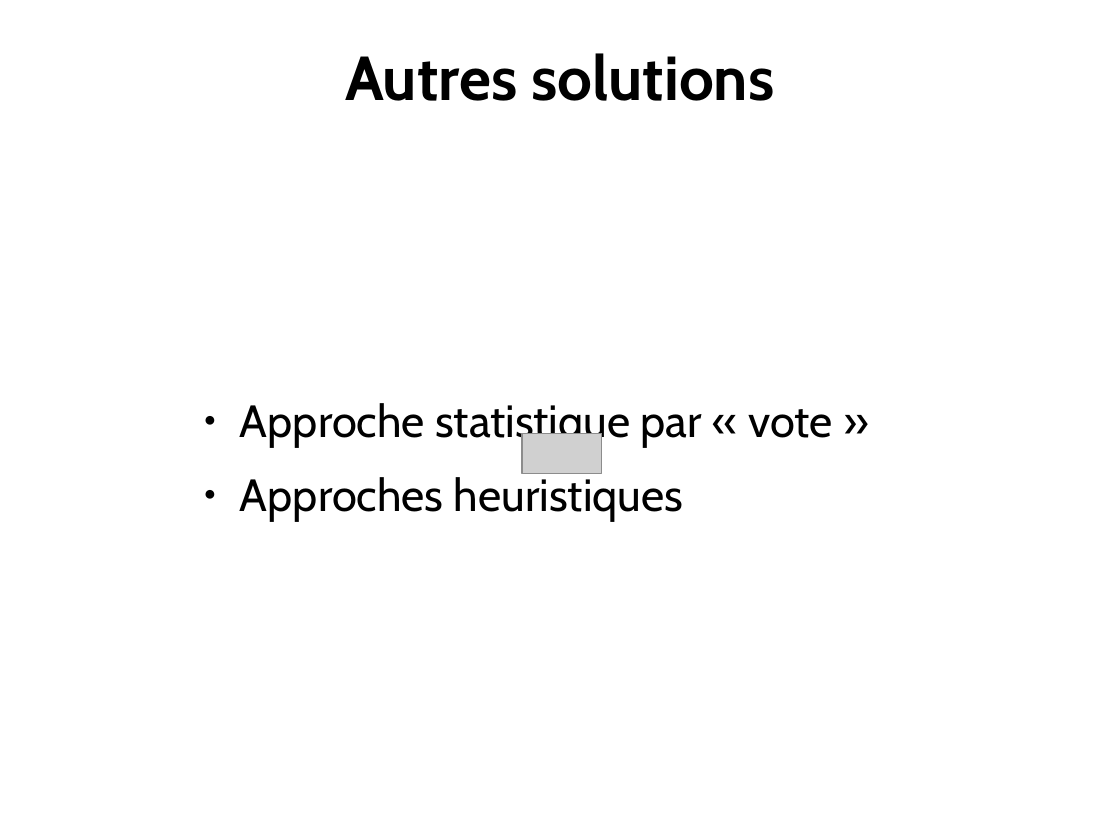
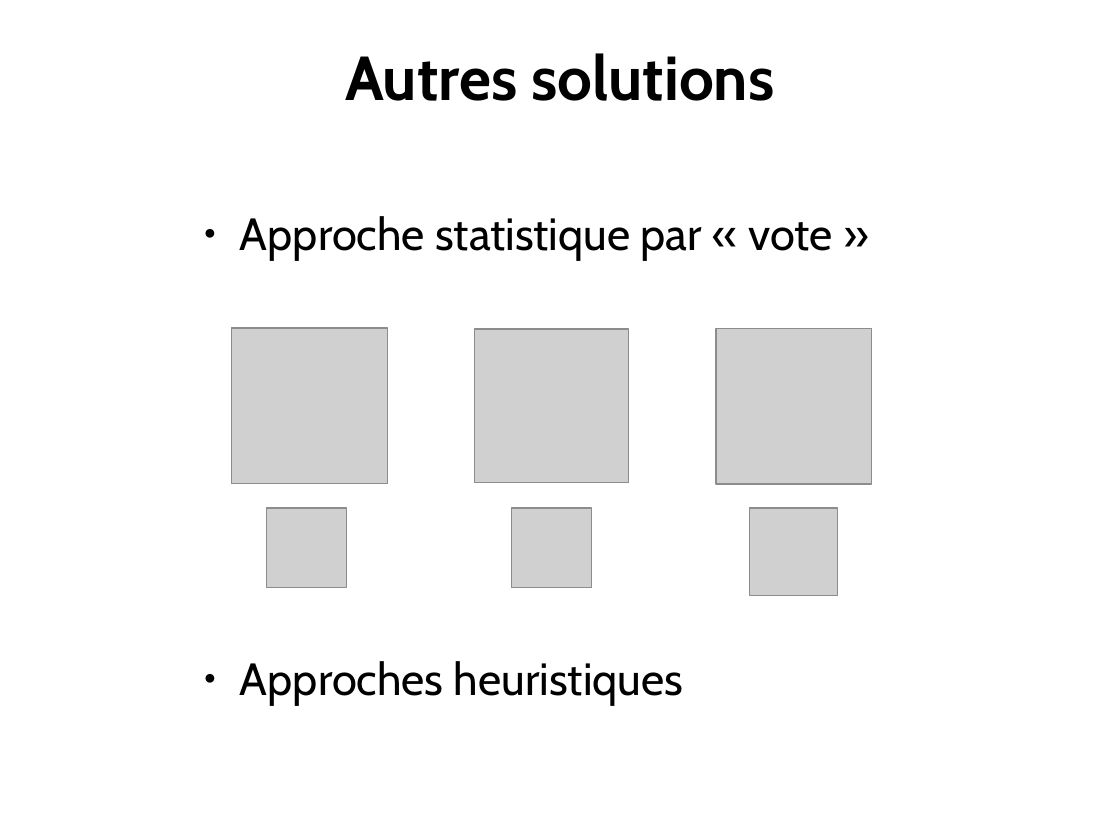
Before and after one commit to ewen-lbh/bone-fracture-detection, a slide deck: slide 12 of slides/mpsi/slides.odp. Drawn at 1120x840 pixels with LibreOffice and Linux fonts; fonts in the diff are those of the drawing; grey boxes stand for pictures. Boxes give left, top, right and bottom in pixels: in the first picture for what was removed or moved away, otherwise in the second. Text is boxed around its words. In the diff, an @@ line names an element or a change of style, - is before the commit and + after.

Commit message:
slides: add images to statistical approach for thresholds choice

```diff
--- a/slides/mpsi/slides.odp
+++ b/slides/mpsi/slides.odp
@@ text "Approche statistique par « vote ..." rewrapped from box(240, 403, 833, 522) to box(240, 216, 833, 706) @@
@@ picture added at box(232, 328, 387, 484) @@
@@ picture: place and size @@
-picture at box(522, 433, 603, 473)
+picture at box(476, 329, 629, 483)
@@ picture added at box(717, 328, 873, 485) @@
@@ picture added at box(266, 508, 347, 588) @@
@@ picture added at box(512, 508, 593, 588) @@
@@ picture added at box(750, 508, 838, 597) @@
```
